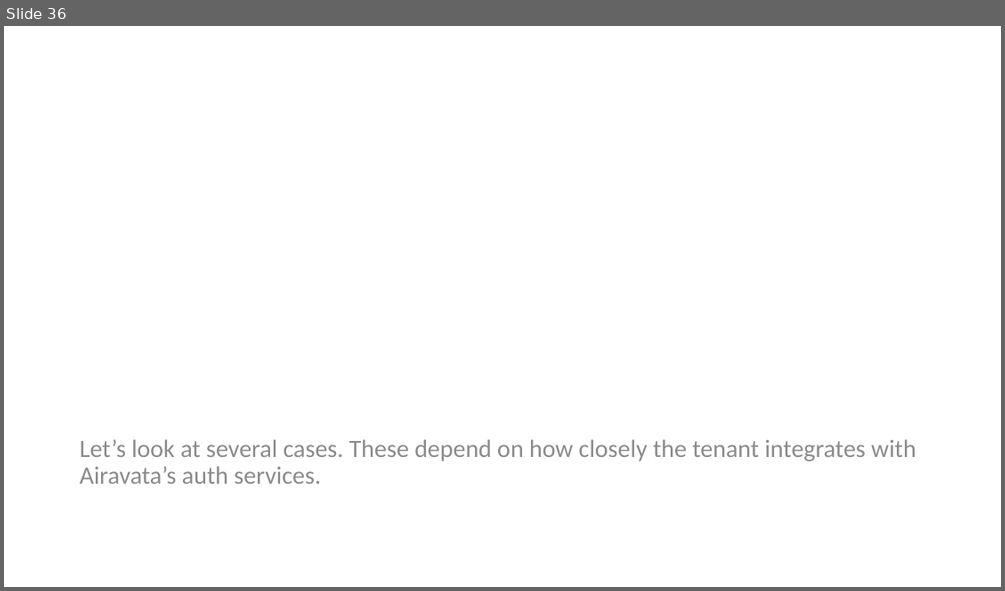
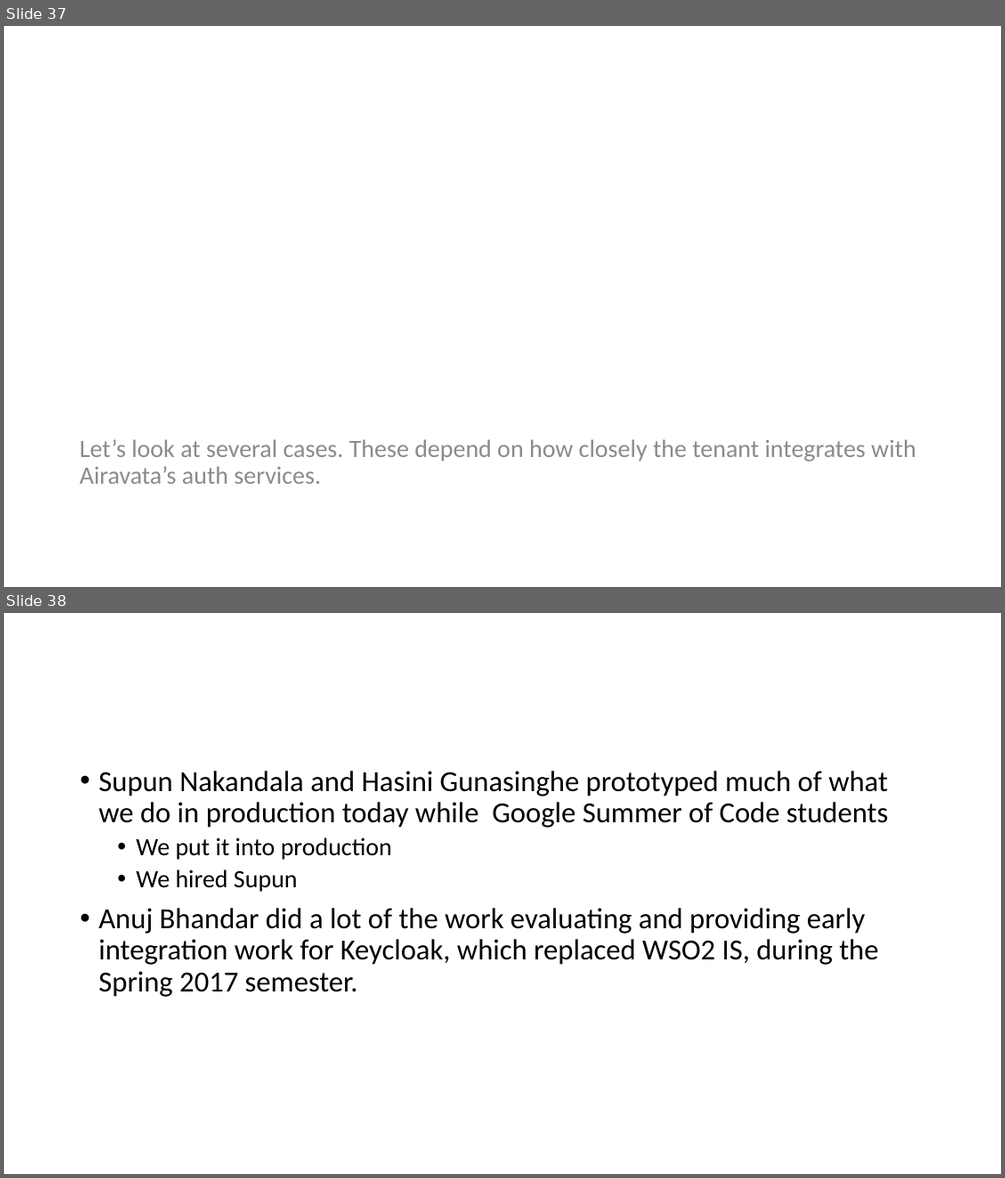
Before and after one commit to airavata-courses/airavata-courses.github.io, a slide deck: slides/Fall2017-OAuth2-OIDC.pptx. Shown one above the other, each under a label of ours: slide 36 before the commit, slides 37 and 38 after it. The pictures are 1005x591 and 1005x1178 pixels, drawn with LibreOffice and Linux fonts; fonts in the diff are those of the drawing. Boxes give left, top, right and bottom in pixels: in the first picture for what was removed or moved away, otherwise in the second. Text is boxed around its words. In the diff, an @@ line names an element or a change of style, - is before the commit and + after.

```diff
--- a/slides/Fall2017-OAuth2-OIDC.pptx
+++ b/slides/Fall2017-OAuth2-OIDC.pptx
@@ slide 38 added at [4, 613, 1001, 1174], background #FFFFFF @@
@@ title added at [73, 643, 933, 751], fill #4472C4, outline #325491 1 pt @@
@@ text added at [73, 763, 933, 1119], fill #FFFFFF, outline #4472C4 1 pt, 28 pt, text #000000 @@
+• Supun Nakandala and Hasini Gunasinghe prototyped much of what we do in production today while Google Summer of Code students
+  • We put it into production
+  • We hired Supun
+• Anuj Bhandar did a lot of the work evaluating and providing early integration work for Keycloak, which replaced WSO2 IS, during the Spring 2017 semester.
@@ what was slide 36 is now slide 37 @@
```
Also in this commit, not shown: 14 slides changed, 1 other slide added, 7 slides removed.
